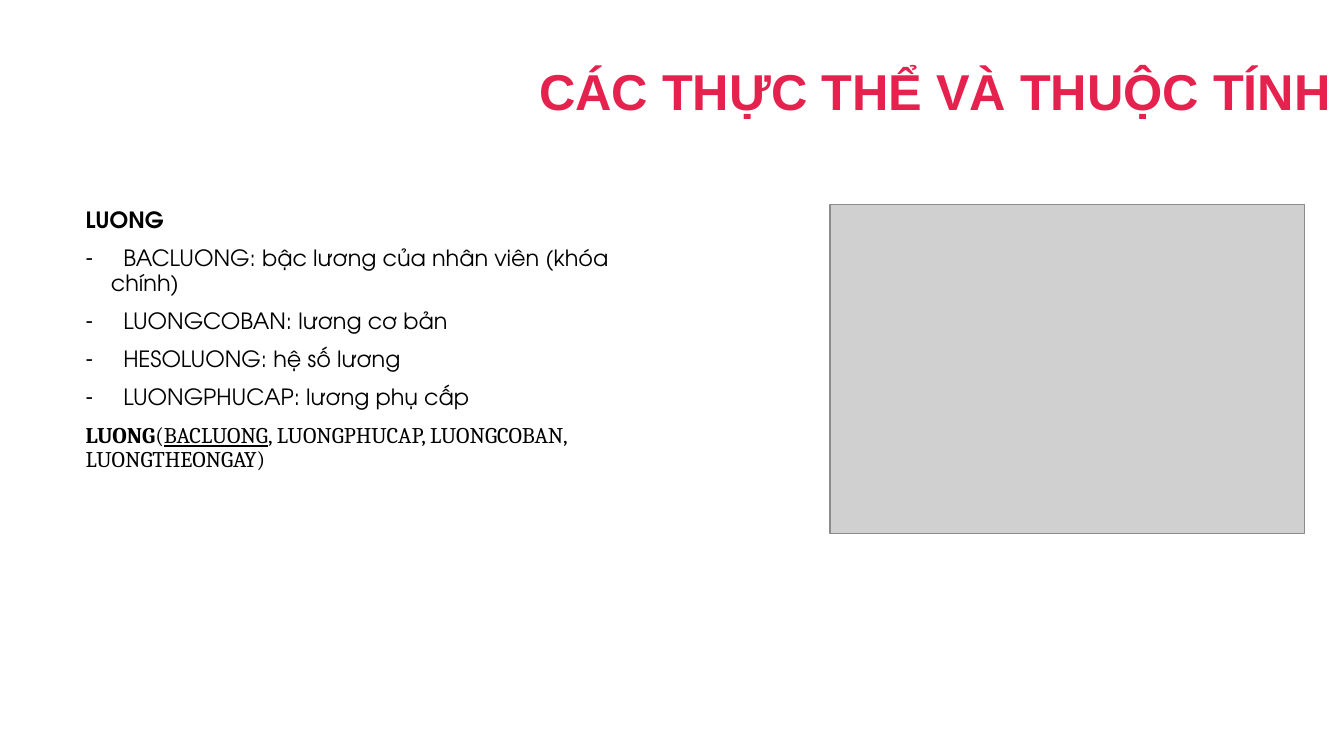
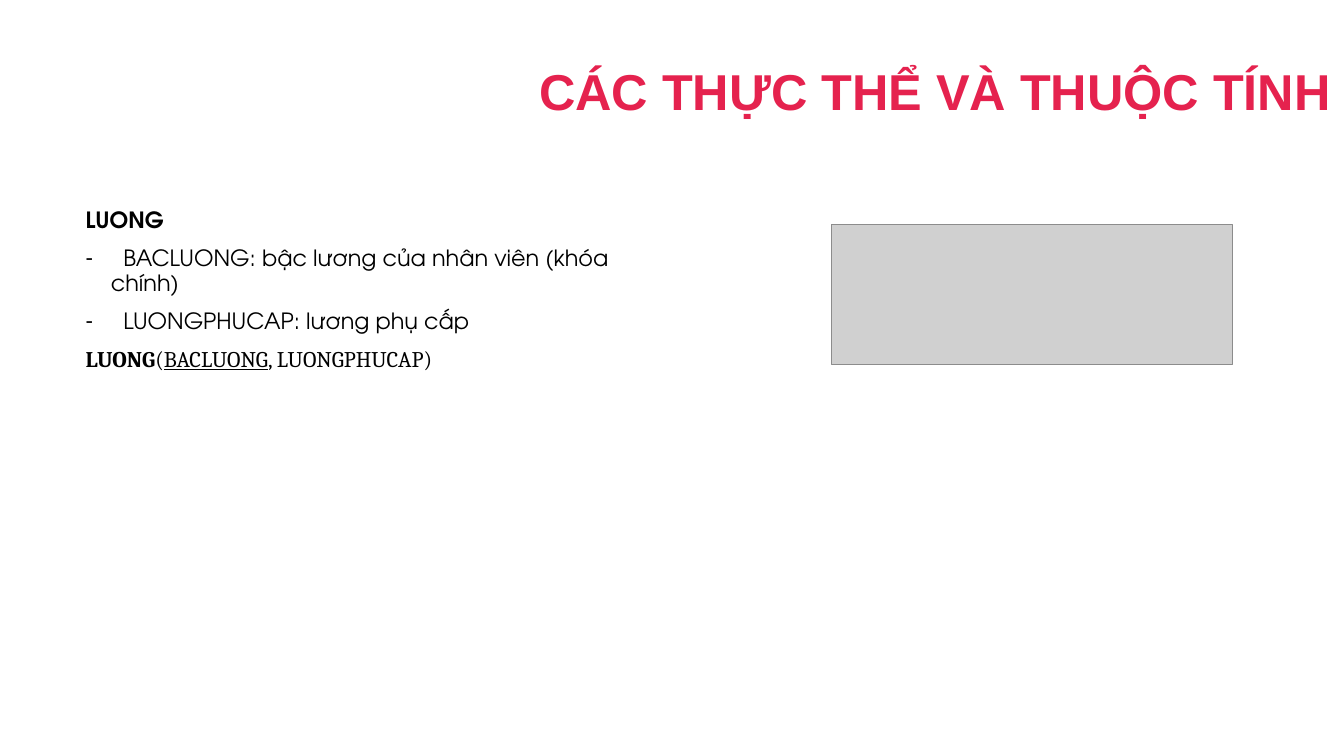
Before and after one commit to dangbinhphuoc/Sql_QuanLyNhanSu, a slide deck: slide 11 of PPQuanLyNhanSu.pptx. Drawn at 1344x756 pixels with LibreOffice and Linux fonts; fonts in the diff are those of the drawing; grey boxes stand for pictures; background and template pictures are left out. Boxes give left, top, right and bottom in pixels: in the first picture for what was removed or moved away, otherwise in the second. Text is boxed around its words. In the diff, an @@ line names an element or a change of style, - is before the commit and + after.

```diff
--- a/PPQuanLyNhanSu.pptx
+++ b/PPQuanLyNhanSu.pptx
@@ picture removed at (830, 205, 1305, 534) @@
@@ picture added at (831, 225, 1232, 365) @@
@@ text at (123, 311, 447, 372): paragraphs removed @@
-‐ LUONGCOBAN: lương cơ bản
-‐ HESOLUONG: hệ số lương
@@ text at (86, 351, 432, 370): text changed @@
-LUONG(BACLUONG, LUONGPHUCAP, LUONGCOBAN, LUONGTHEONGAY)
+LUONG(BACLUONG, LUONGPHUCAP)
```
Also in this commit, not shown: 21 other slides changed, 1 slide added, 1 slide removed, 2 other files.
